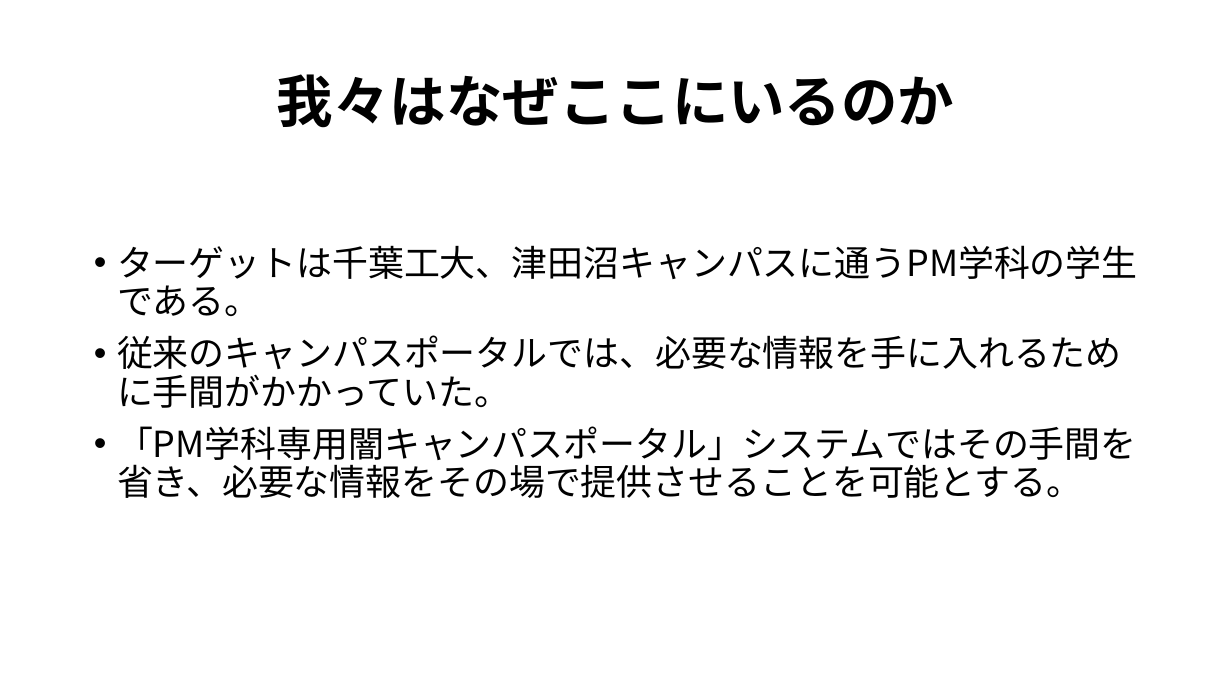
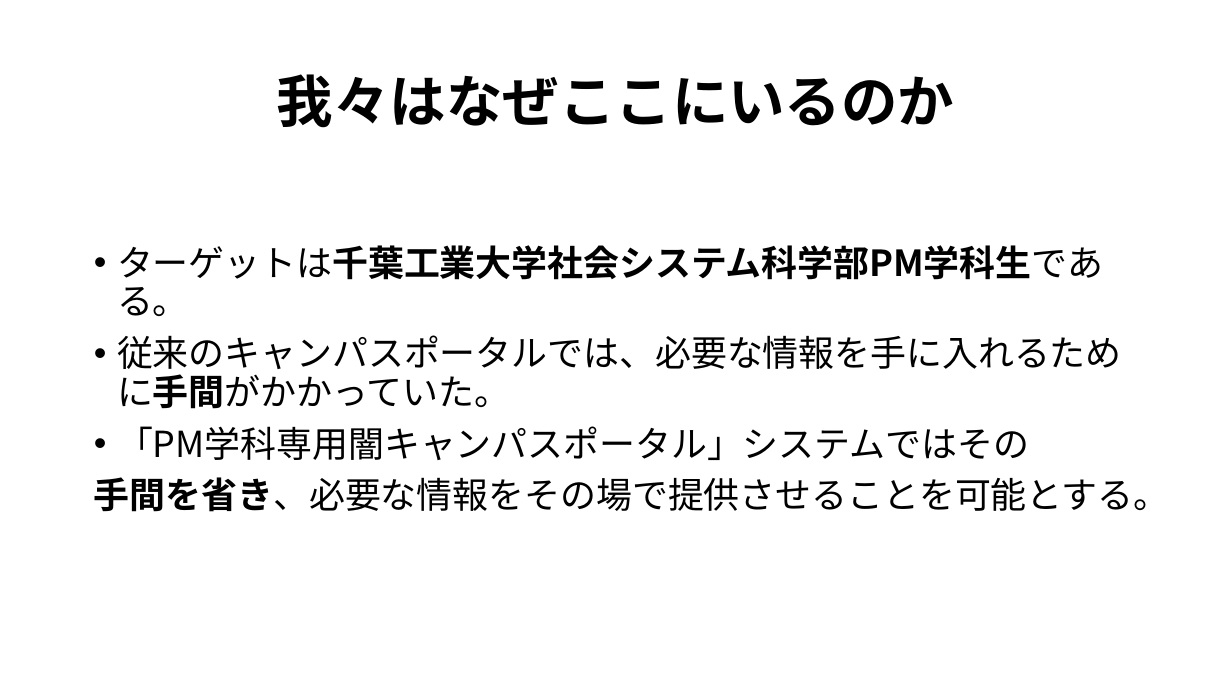
Before and after one commit to kazukiyoshida96/PM-, a slide deck: slide 3 of インセプションデッキ矢吹研A班.pptx. Drawn at 1232x693 pixels with LibreOffice and Linux fonts; fonts in the diff are those of the drawing. Boxes give left, top, right and bottom in pixels: in the first picture for what was removed or moved away, otherwise in the second. Text is boxed around its words. In the diff, an @@ line names an element or a change of style, - is before the commit and + after.

```diff
--- a/インセプションデッキ矢吹研A班.pptx
+++ b/インセプションデッキ矢吹研A班.pptx
@@ text at <box>117,245,1103,316</box>: text changed; bold on @@
-• ターゲットは千葉工大、津田沼キャンパスに通うPM学科の学生である。
+• ターゲットは千葉工業大学社会システム科学部PM学科生である。
@@ text at <box>117,335,1122,409</box>: bold on in "従来のキャンパスポータルでは、必要な情報を手に入れるために手間がかかっていた。" @@
@@ text at <box>94,426,1169,512</box>: text changed @@
-• 「PM学科専用闇キャンパスポータル」システムではその手間を省き、必要な情報をその場で提供させることを可能とする。
+• 「PM学科専用闇キャンパスポータル」システムではその
+手間を省き、必要な情報をその場で提供させることを可能とする。
```
Also in this commit, not shown: 6 other slides changed.
